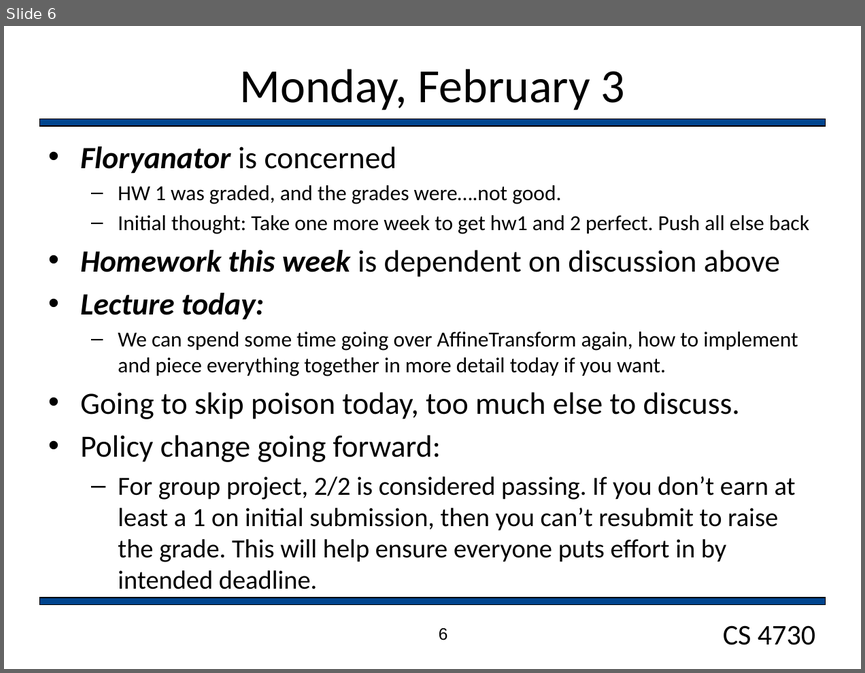
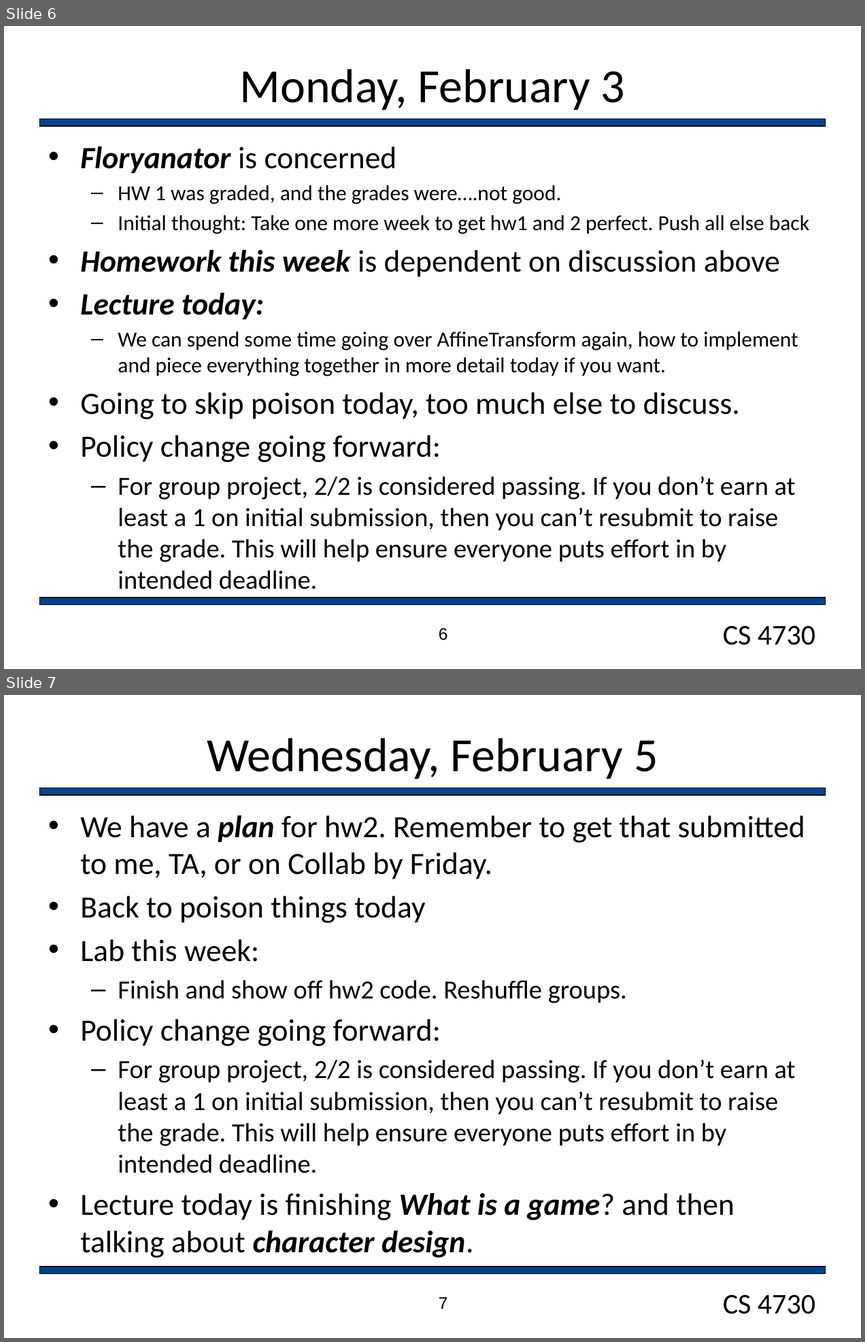
Before and after one commit to markfloryan/gamedesign, a slide deck: slides/dailyAnnouncements.pptx. Shown one above the other, each under a label of ours: slide 6 before the commit, slides 6 and 7 after it. The pictures are 865x673 and 865x1342 pixels, drawn with LibreOffice and Linux fonts; fonts in the diff are those of the drawing; background and template pictures are left out. Boxes give left, top, right and bottom in pixels: in the first picture for what was removed or moved away, otherwise in the second. Text is boxed around its words. In the diff, an @@ line names an element or a change of style, - is before the commit and + after.

Commit message:
announcements and lecture updates

```diff
--- a/slides/dailyAnnouncements.pptx
+++ b/slides/dailyAnnouncements.pptx
@@ slide 7 added at <box>4,695,861,1338</box>, background #FFFFFF; not listed: 3 template elements that a slide beside it also shows @@
@@ title added at <box>207,738,657,779</box>, 40 pt, text #000000 @@
+Wednesday, February 5
@@ text added at <box>80,815,805,1257</box>, 22 pt, text #000000 @@
+• We have a plan for hw2. Remember to get that submitted to me, TA, or on Collab by Friday.
+• Back to poison things today
+• Lab this week:
+  – Finish and show off hw2 code. Reshuffle groups.
+• Policy change going forward:
+  – For group project, 2/2 is considered passing. If you don’t earn at least a 1 on initial submission, then you can’t resubmit to raise the grade. This will help ensure everyone puts effort in by intended deadline.
+• Lecture today is finishing What is a game? and then talking about character design.
@@ page number added at <box>439,1297,448,1308</box>, 14 pt, text #000000 @@
+7
```
Also in this commit, not shown: 5 other files.
